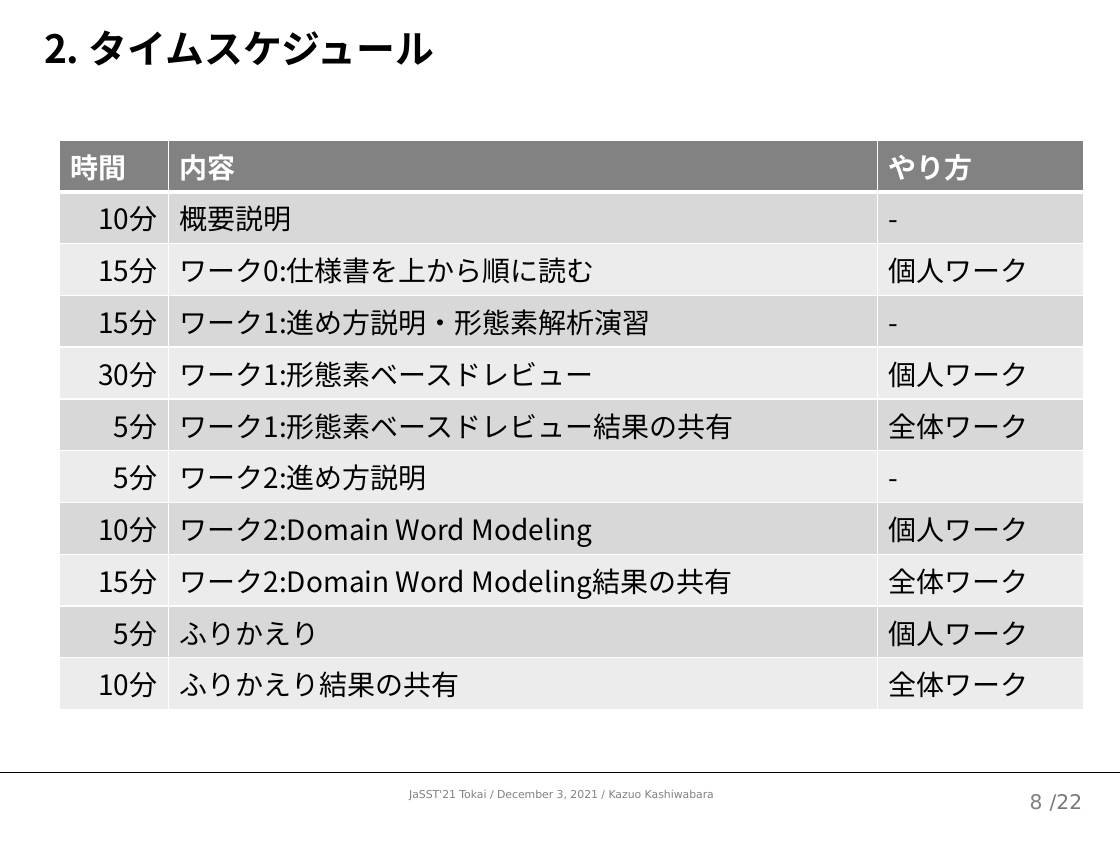
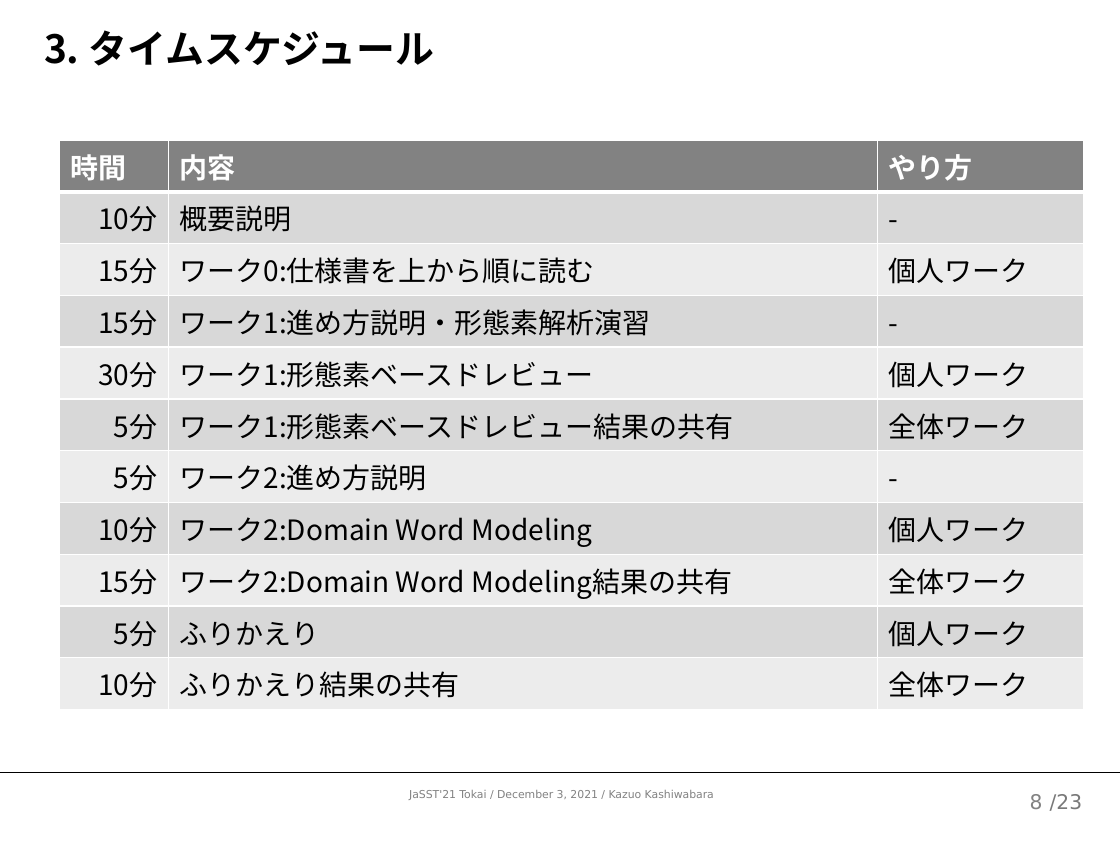
Before and after one commit to kazuo-reve/Work_MorphologicalBasedReview, a slide deck: slide 9 of 形態素ベースドレビューワークショップ.pptx. Drawn at 1120x841 pixels with LibreOffice and Linux fonts; fonts in the diff are those of the drawing. Boxes give left, top, right and bottom in pixels: in the first picture for what was removed or moved away, otherwise in the second. Text is boxed around its words. In the diff, an @@ line names an element or a change of style, - is before the commit and + after.

```diff
--- a/形態素ベースドレビューワークショップ.pptx
+++ b/形態素ベースドレビューワークショップ.pptx
@@ title at (44,30,434,66): text changed @@
-2. タイムスケジュール
+3. タイムスケジュール
@@ text at (1050,794,1082,811): text changed @@
-/22
+/23
```
Also in this commit, not shown: 21 other slides changed, 1 slide added.
